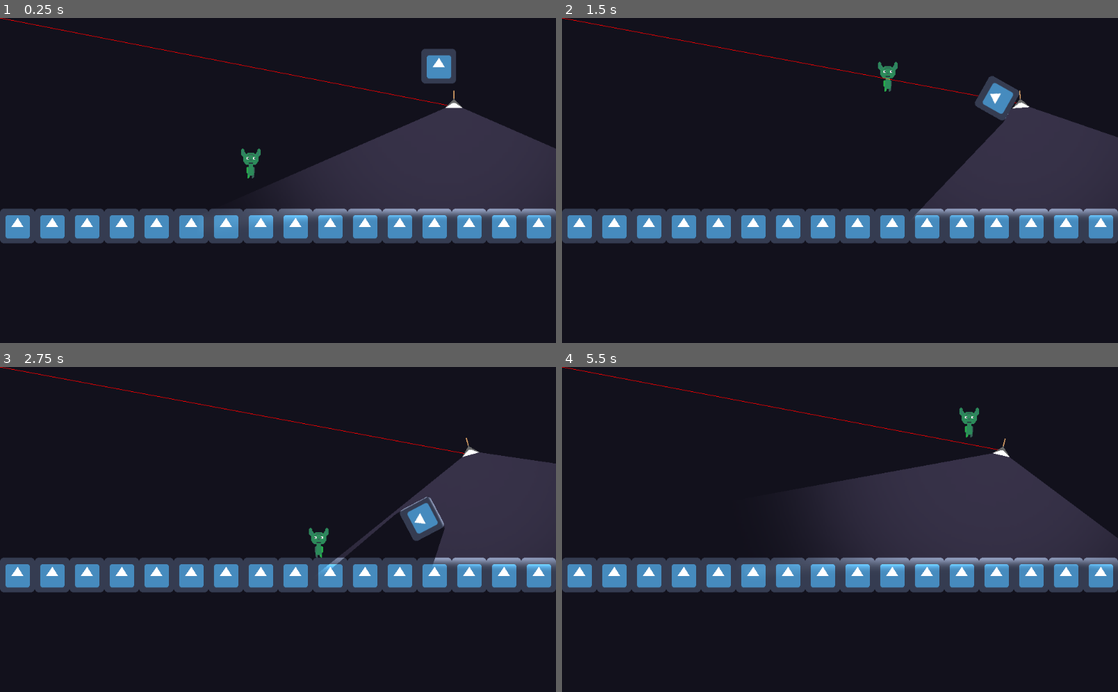
Above: before the commit, frames 1-4 (two rows, left to right).
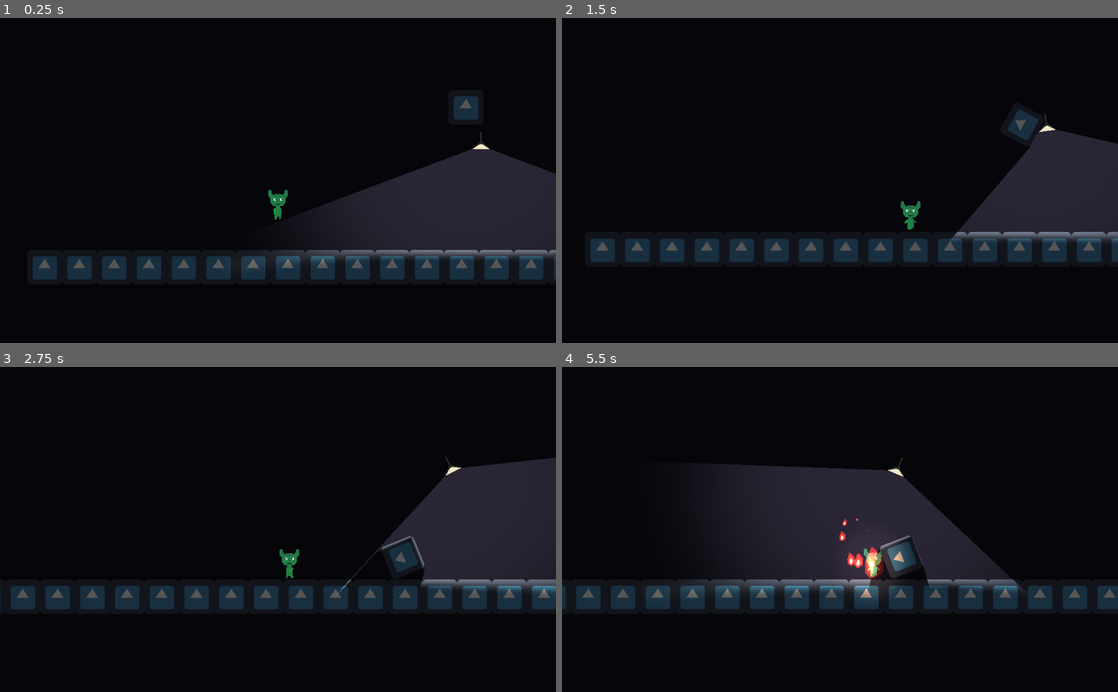
Above: after the commit, the same moments.

Repository: totalfreak/Nightmare-hotel
Game: Godot game, scene res://Scenes/Worlds/Main.tscn
Same seed, same stepped clock (60 frames per second), same inputs: the game is played once before the commit and once after it. The engine's default icon, where the game draws it, is replaced by a stand-in: a white triangle on a blue panel in a dark square.
Inputs (mouse positions are in pixels of both pictures, inside the frame that each line leads up to):
- Up to frame 1 (0.25 s): no input
- Up to frame 2 (1.5 s): tap Enter (ui_accept) at 0.5, 0.77 s; move the mouse to (962, 164) at 0.52 s; hold Right (ui_right) from 0.53 s (still down); move the mouse to (728, 196) at 1.27 s
- Up to frame 3 (2.75 s): tap Enter (ui_accept) at 1.52 s; move the mouse to (333, 458) at 2.02 s; release Right (ui_right) at 2.03 s; hold Left (ui_left) from 2.03 s (still down)
- Up to frame 4 (5.5 s): move the mouse to (812, 594) at 2.77 s; release Left (ui_left) at 2.78 s; hold Right (ui_right) 2.78-4.28 s; tap Enter (ui_accept) at 3.02, 3.77, 4.52 s; move the mouse to (1006, 578) at 3.52 s; move the mouse to (673, 480) at 4.27 s; hold Left (ui_left) 4.28-5.03 s; move the mouse to (867, 529) at 5.02 s; hold Right (ui_right) from 5.03 s (still down)

The runs differ from the first frame. In frame 1, 24% of the frame differs, in the area x 0-100%, y 0-81%; in frame 2, 19%; in frame 3, 16%; in frame 4, 22%.

Commit message:
Fixed raytraced light detecting with 1 light

Diff:
--- a/Scenes/Player/Player.tscn
+++ b/Scenes/Player/Player.tscn
@@ -9,14 +9,16 @@
 [ext_resource path="res://assets/sprites/Player/Gobo6.png" type="Texture" id=7]
 [ext_resource path="res://assets/sprites/Player/Gobo7.png" type="Texture" id=8]
 [ext_resource path="res://assets/sprites/Player/Gobo8.png" type="Texture" id=9]
+[ext_resource path="res://Scenes/VFX/Fire.tscn" type="PackedScene" id=10]
+[ext_resource path="res://Scenes/Background.tscn" type="PackedScene" id=11]
 
-[sub_resource type="CanvasItemMaterial" id=3]
+[sub_resource type="CanvasItemMaterial" id=1]
 
 render_priority = 0
 blend_mode = 1
 light_mode = 0
 
-[sub_resource type="SpriteFrames" id=1]
+[sub_resource type="SpriteFrames" id=2]
 
 animations = [ {
 "frames": [ ExtResource( 2 ) ],
@@ -31,25 +33,20 @@
 }, {
 "frames": [ ExtResource( 2 ) ],
 "loop": true,
-"name": "Jump",
+"name": "Fall",
 "speed": 5.0
 }, {
 "frames": [ ExtResource( 2 ) ],
 "loop": true,
-"name": "Fall",
+"name": "Jump",
 "speed": 5.0
 } ]
 
-[sub_resource type="CapsuleShape2D" id=2]
+[sub_resource type="CapsuleShape2D" id=3]
 
 custom_solver_bias = 0.0
 radius = 16.0
 height = 32.0
-
-[sub_resource type="CircleShape2D" id=4]
-
-custom_solver_bias = 0.0
-radius = 20.0
 
 [node name="Player" type="KinematicBody2D" groups=[
 "Player",
@@ -60,6 +57,7 @@
 collision_mask = 1
 collision/safe_margin = 0.08
 script = ExtResource( 1 )
+_sections_unfolded = [ "Collision", "Pickable", "collision" ]
 moveSpeed = 150
 jumpSpeed = 800
 dampSpeed = 20
@@ -67,14 +65,14 @@
 
 [node name="Sprite" type="AnimatedSprite" parent="." index="0"]
 
-material = SubResource( 3 )
-frames = SubResource( 1 )
+material = SubResource( 1 )
+frames = SubResource( 2 )
 animation = "Run"
 _sections_unfolded = [ "Material" ]
 
 [node name="CollisionShape2D" type="CollisionShape2D" parent="." index="1"]
 
-shape = SubResource( 2 )
+shape = SubResource( 3 )
 
 [node name="JumpParticleContainer" type="Node2D" parent="." index="2"]
 
@@ -84,29 +82,39 @@
 
 position = Vector2( 0, 32 )
 
-[node name="RigidBody2D" type="RigidBody2D" parent="." index="3"]
+[node name="Fire" parent="." index="3" instance=ExtResource( 10 )]
 
-editor/display_folded = true
-position = Vector2( -1, -14 )
-input_pickable = false
-collision_layer = 1
-collision_mask = 1
-mode = 2
-mass = 1.0
-friction = 1.0
-bounce = 0.0
-gravity_scale = 1.0
-custom_integrator = false
-continuous_cd = 0
-contacts_reported = 0
-contact_monitor = false
-sleeping = false
-can_sleep = true
-linear_velocity = Vector2( 0, 0 )
-linear_damp = -1.0
-angular_velocity = 0.0
-angular_damp = -1.0
+visible = false
+position = Vector2( -2, -1 )
+frame = 2
 
-[node name="CollisionShape2D" type="CollisionShape2D" parent="RigidBody2D" index="0"]
+[node name="Camera2D" type="Camera2D" parent="." index="4"]
 
-shape = SubResource( 4 )
+anchor_mode = 1
+rotating = false
+current = true
+zoom = Vector2( 1, 1 )
+limit_left = -10000000
+limit_top = -10000000
+limit_right = 10000000
+limit_bottom = 10000000
+limit_smoothed = false
+drag_margin_h_enabled = true
+drag_margin_v_enabled = true
+smoothing_enabled = true
+smoothing_speed = 2.0
+offset_v = 0.0
+offset_h = 0.0
+drag_margin_left = 0.2
+drag_margin_top = 0.2
+drag_margin_right = 0.2
+drag_margin_bottom = 0.2
+editor_draw_screen = true
+editor_draw_limits = true
+editor_draw_drag_margin = true
+_sections_unfolded = [ "Editor", "Smoothing" ]
+
+[node name="Background" parent="Camera2D" index="0" instance=ExtResource( 11 )]
+
+position = Vector2( -1700, -945 )
+scale = Vector2( 2.625, 2.625 )
--- a/Scenes/Solids/Block.tscn
+++ b/Scenes/Solids/Block.tscn
@@ -13,9 +13,7 @@
 cull_mode = 2
 polygon = PoolVector2Array( -32, -32, 32, -32, 32, 32, -32, 32 )
 
-[node name="Block" type="Sprite" groups=[
-"fov_occluder",
-]]
+[node name="Block" type="Sprite"]
 
 position = Vector2( 344, 320 )
 texture = ExtResource( 1 )
--- /dev/null
+++ b/Scenes/VFX/Fire.tscn
@@ -0,0 +1,139 @@
+[gd_scene load_steps=12 format=2]
+
+[ext_resource path="res://assets/sprites/Fire/Fire1.png" type="Texture" id=1]
+[ext_resource path="res://assets/sprites/Fire/Fire2.png" type="Texture" id=2]
+[ext_resource path="res://assets/sprites/Fire/Fire3.png" type="Texture" id=3]
+[ext_resource path="res://assets/sprites/Fire/Fire4.png" type="Texture" id=4]
+[ext_resource path="res://assets/sprites/Lights/spot.png" type="Texture" id=5]
+
+[sub_resource type="SpriteFrames" id=1]
+
+animations = [ {
+"frames": [ ExtResource( 1 ), ExtResource( 2 ), ExtResource( 3 ), ExtResource( 4 ) ],
+"loop": true,
+"name": "default",
+"speed": 10.0
+} ]
+
+[sub_resource type="Gradient" id=2]
+
+offsets = PoolRealArray( 0, 1 )
+colors = PoolColorArray( 1, 1, 1, 1, 1, 1, 1, 0.4 )
+
+[sub_resource type="GradientTexture" id=3]
+
+flags = 4
+gradient = SubResource( 2 )
+width = 2048
+
+[sub_resource type="Curve" id=4]
+
+min_value = 0.0
+max_value = 1.0
+bake_resolution = 100
+_data = [ Vector2( 0, 1 ), 0.0, 0.0, 0, 0, Vector2( 1, 0 ), 0.112108, 0.0, 0, 0 ]
+
+[sub_resource type="CurveTexture" id=5]
+
+flags = 4
+width = 2048
+curve = SubResource( 4 )
+
+[sub_resource type="ParticlesMaterial" id=6]
+
+render_priority = 0
+trail_divisor = 1
+emission_shape = 0
+flag_align_y = false
+flag_rotate_y = false
+flag_disable_z = true
+spread = 45.0
+flatness = 0.0
+gravity = Vector3( 0, 10, 0 )
+initial_velocity = 10.0
+initial_velocity_random = 0.0
+angular_velocity = 58.42
+angular_velocity_random = 1.0
+orbit_velocity = 0.0
+orbit_velocity_random = 0.0
+linear_accel = 0.0
+linear_accel_random = 0.0
+radial_accel = 10.0
+radial_accel_random = 0.0
+tangential_accel = 0.0
+tangential_accel_random = 0.0
+damping = 0.0
+damping_random = 0.0
+angle = 0.0
+angle_random = 0.0
+scale = 1.0
+scale_random = 0.39
+scale_curve = SubResource( 5 )
+color_ramp = SubResource( 3 )
+hue_variation = 0.0
+hue_variation_random = 0.0
+anim_speed = 0.0
+anim_speed_random = 0.0
+anim_offset = 0.0
+anim_offset_random = 0.0
+anim_loop = false
+_sections_unfolded = [ "Angle", "Angular Velocity", "Color", "Emission Shape", "Flags", "Gravity", "Initial Velocity", "Radial Accel", "Scale", "Spread", "Trail" ]
+
+[node name="Fire" type="AnimatedSprite" index="0"]
+
+modulate = Color( 1, 1, 1, 0.588235 )
+self_modulate = Color( 1, 1, 1, 0.588235 )
+scale = Vector2( 2, 2 )
+z_index = -1
+frames = SubResource( 1 )
+animation = "default"
+playing = true
+_sections_unfolded = [ "Transform", "Visibility", "Z Index" ]
+
+[node name="Light2D" type="Light2D" parent="." index="0"]
+
+enabled = true
+editor_only = false
+texture = ExtResource( 5 )
+offset = Vector2( 0, 0 )
+texture_scale = 1.0
+color = Color( 0.84375, 0.555359, 0.382324, 1 )
+energy = 1.0
+mode = 0
+range_height = 0.0
+range_z_min = -1024
+range_z_max = 1024
+range_layer_min = 0
+range_layer_max = 0
+range_item_cull_mask = 1
+shadow_enabled = false
+shadow_color = Color( 0, 0, 0, 0 )
+shadow_buffer_size = 2048
+shadow_gradient_length = 0.0
+shadow_filter = 0
+shadow_filter_smooth = 0.0
+shadow_item_cull_mask = 1
+_sections_unfolded = [ "Shadow", "Transform" ]
+
+[node name="Particles2D" type="Particles2D" parent="." index="1"]
+
+rotation = -1.5708
+emitting = true
+amount = 8
+lifetime = 1.0
+one_shot = false
+preprocess = 0.0
+speed_scale = 1.0
+explosiveness = 0.01
+randomness = 1.0
+fixed_fps = 0
+fract_delta = true
+visibility_rect = Rect2( -100, -100, 200, 200 )
+local_coords = false
+draw_order = 1
+process_material = SubResource( 6 )
+texture = ExtResource( 1 )
+normal_map = null
+h_frames = 1
+v_frames = 1
+_sections_unfolded = [ "Drawing", "Material", "Process Material", "Textures", "Time", "Transform", "Z Index" ]
--- a/Scenes/VFX/Torch.tscn
+++ b/Scenes/VFX/Torch.tscn
@@ -48,5 +48,6 @@
 scale = Vector2( 3, 3 )
 frames = SubResource( 1 )
 animation = "default"
+frame = 1
 playing = true
 _sections_unfolded = [ "Transform" ]
--- a/Scenes/Worlds/LightChecker.gd
+++ b/Scenes/Worlds/LightChecker.gd
@@ -1,12 +1,15 @@
 extends Light2D
 
-
+var result
 
 func _ready():
-	# Called when the node is added to the scene for the first time.
-	# Initialization here
+	set_physics_process(true)
 	pass
 
 func _physics_process(delta):
-	Globals.check_if_player_in_light(global_position)
-	pass
+	result = Globals.check_if_player_in_light(global_position, texture_scale)
+	if result:
+		Globals.player.enter_light()
+	else:
+		Globals.player.leave_light()
+	update()
--- a/Scenes/Worlds/Main.tscn
+++ b/Scenes/Worlds/Main.tscn
@@ -7,31 +7,31 @@
 [ext_resource path="res://assets/sprites/Lights/Ceiling Lamp.png" type="Texture" id=5]
 [ext_resource path="res://assets/sprites/Lights/spot.png" type="Texture" id=6]
 [ext_resource path="res://Scenes/Worlds/LightChecker.gd" type="Script" id=7]
-[ext_resource path="res://Scenes/Background.tscn" type="PackedScene" id=8]
-
-[sub_resource type="RectangleShape2D" id=2]
+
+[sub_resource type="RectangleShape2D" id=1]
 
 custom_solver_bias = 0.0
 extents = Vector2( 32, 32 )
 
-[sub_resource type="OccluderPolygon2D" id=3]
+[sub_resource type="OccluderPolygon2D" id=2]
 
 closed = true
 cull_mode = 2
 polygon = PoolVector2Array( -32, -32, 32, -32, 32, 32, -32, 32 )
 
-[sub_resource type="OccluderPolygon2D" id=1]
+[sub_resource type="OccluderPolygon2D" id=3]
 
 closed = true
 cull_mode = 2
 polygon = PoolVector2Array( 32, 8, 8, -8, 0, -8, -24, 8, -24, 8, 0, -16, 8, -16, 32, 8 )
 
-[node name="Main" type="Node2D" index="0"]
+[node name="Main" type="Node2D"]
 
 [node name="Player" parent="." index="0" instance=ExtResource( 1 )]
 
 position = Vector2( 462, 224 )
-_sections_unfolded = [ "Transform" ]
+_sections_unfolded = [ "Collision", "Pickable", "Transform", "collision" ]
+jumpSpeed = 400
 
 [node name="Block" parent="." index="1" instance=ExtResource( 2 )]
 
@@ -121,7 +121,7 @@
 collision_layer = 1
 collision_mask = 1
 mode = 0
-mass = 1.0
+mass = 5.0
 friction = 1.0
 bounce = 0.0
 gravity_scale = 1.0
@@ -157,7 +157,6 @@
 
 [node name="CanvasModulate" type="CanvasModulate" parent="." index="23"]
 
-visible = false
 color = Color( 0.339844, 0.339844, 0.339844, 1 )
 
 [node name="DampedSpringJoint2D" type="PinJoint2D" parent="." index="24"]
@@ -196,6 +195,7 @@
 "fov_occluders",
 ]]
 
+editor/display_folded = true
 position = Vector2( 836, 150 )
 input_pickable = false
 collision_layer = 1
@@ -226,7 +226,7 @@
 
 [node name="Light2D" type="Light2D" parent="Ceiling Lamp/Ceiling Lamp" index="0"]
 
-position = Vector2( 0, 9 )
+position = Vector2( 0, 10 )
 scale = Vector2( 0.571429, 0.571429 )
 enabled = true
 editor_only = false
@@ -256,16 +256,14 @@
 
 position = Vector2( -2.28571, 11.4286 )
 scale = Vector2( 0.571429, 0.571429 )
-occluder = SubResource( 1 )
+occluder = SubResource( 3 )
 light_mask = 1
 
 [node name="occlusion_mask" type="CollisionPolygon2D" parent="Ceiling Lamp" index="1"]
 
 build_mode = 0
-polygon = PoolVector2Array( -16, 16, 16, 16, 2.28571, 6.85714, -2.28571, 6.85714 )
+polygon = PoolVector2Array( -16, 16, -2, 7, 2, 7, 16, 16, 2, 2, -2, 2 )
 
 [node name="Position2D" type="Position2D" parent="Ceiling Lamp" index="2"]
 
 position = Vector2( 0, 14 )
-
-[node name="Background" parent="." index="27" instance=ExtResource( 8 )]
--- a/Scripts/Globals.gd
+++ b/Scripts/Globals.gd
@@ -17,7 +17,6 @@
 var angle_step = 5
 
 func _ready():
-	player = get_tree().get_root().get_node("Player")
 	pass
 
 
@@ -25,24 +24,15 @@
 	global_mouse = get_global_mouse_position()
 
 
-func check_if_player_in_light(position):
-	if not player:
-		player = get_tree().get_root().get_node("Player")
-		print(get_tree().root)
+func check_if_player_in_light(position, length):
 	var space_state = get_world_2d().direct_space_state
-
+	#print((player.global_position - global_position).normalized())
 	result = space_state.intersect_ray(position, player.global_position)
-
+	#print(result)
 	if result:
-		ray_draw_list.append(result.position)
-		print("Player is in light")
-	update()
-
-func _draw():
-	if result:
-		for ray in ray_draw_list:
-			draw_line(Vector2(), ray, Color(255,0,0), 1)
-			ray_draw_list.erase(ray)
+		if result.collider == player and position.distance_to(player.global_position)  / 20 < length:
+			#print(result.position.distance_to(position))
+			return result
 
 
 
--- a/Scripts/Player.gd
+++ b/Scripts/Player.gd
@@ -8,12 +8,14 @@
 
 const UP_VECTOR = Vector2(0, -1)
 export var moveSpeed = 150
-export var jumpSpeed = 800
+export var jumpSpeed = 400
 export var dampSpeed = 20
 
 onready var jumpParticle = preload("res://Scenes/VFX/JumpDustParticle.tscn")
 
 onready var player = get_node(".")
+var entered_light = false
+
 
 var grabbedLedge = false
 export var knockbackDelay = 0.5
@@ -91,6 +93,18 @@
 	elif dir == "right":
 		motion.x = lerp(motion.x, moveSpeed, dampSpeed * delta)
 
+func enter_light():
+	if not entered_light:
+		entered_light = true
+		print("Entered Light")
+		$Fire.visible = true
+
+func leave_light():
+	if entered_light:
+		entered_light = false
+		print("Left Light")
+		$Fire.visible = false
+
 
 func _Jump():
 	motion.y = -jumpSpeed
Not shown: 1 places in Scenes/Player/Player.tscn that only renumber resources
Not shown: 3 places in Scenes/Worlds/Main.tscn that only renumber resources
Binary file added: assets/sprites/Fire/Fire1.png
Not shown, added: assets/sprites/Fire/Fire1.png.import
Binary file added: assets/sprites/Fire/Fire2.png
Not shown, added: assets/sprites/Fire/Fire2.png.import
Binary file added: assets/sprites/Fire/Fire3.png
Not shown, added: assets/sprites/Fire/Fire3.png.import
Binary file added: assets/sprites/Fire/Fire4.png
Not shown, added: assets/sprites/Fire/Fire4.png.import
